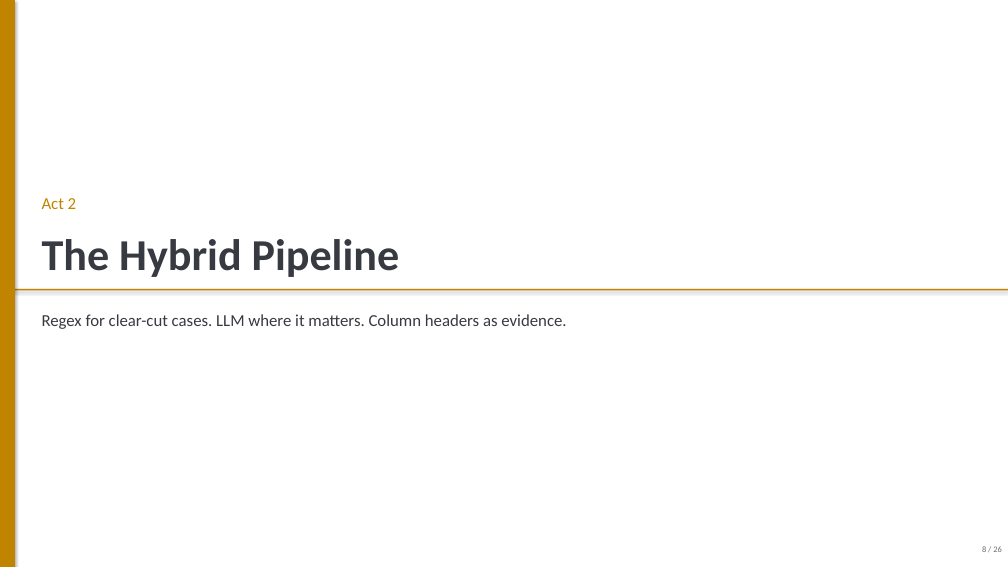
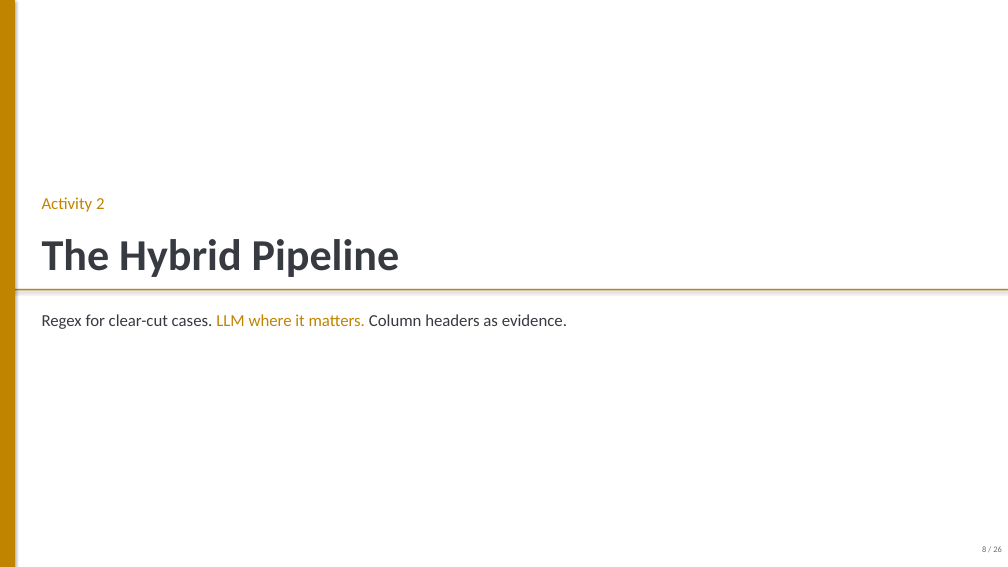
Before and after one commit to bennyistanto/to-rdls, a slide deck: slide 8 of docs/hdx2rdls_journey_20260512.pptx. Drawn at 1008x567 pixels with LibreOffice and Linux fonts; fonts in the diff are those of the drawing. Boxes give left, top, right and bottom in pixels: in the first picture for what was removed or moved away, otherwise in the second. Text is boxed around its words. In the diff, an @@ line names an element or a change of style, - is before the commit and + after.

```diff
--- a/docs/hdx2rdls_journey_20260512.pptx
+++ b/docs/hdx2rdls_journey_20260512.pptx
@@ text at bbox=[42, 197, 104, 212]: text changed @@
-Act 2
+Activity 2
@@ text "Regex for clear-cut cases. LLM ..." at bbox=[42, 314, 567, 329]: text colour #383A42 to #C18401 in "LLM where it matters." @@
```
Also in this commit, not shown: 25 other slides changed, 26 other files.
